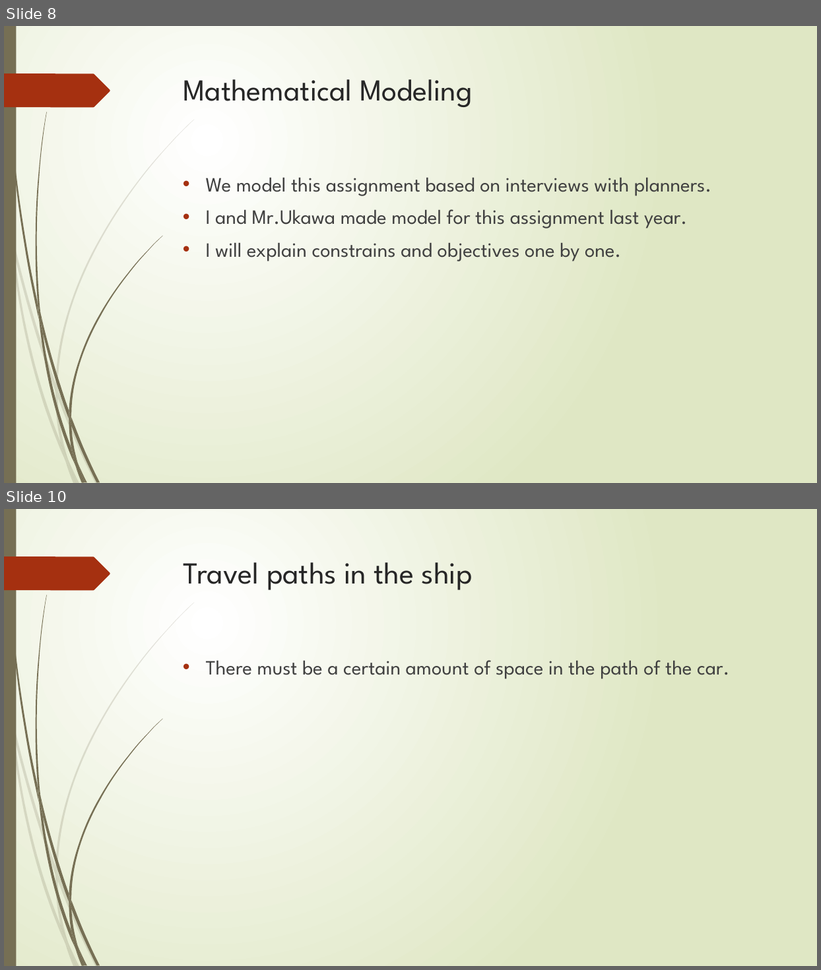
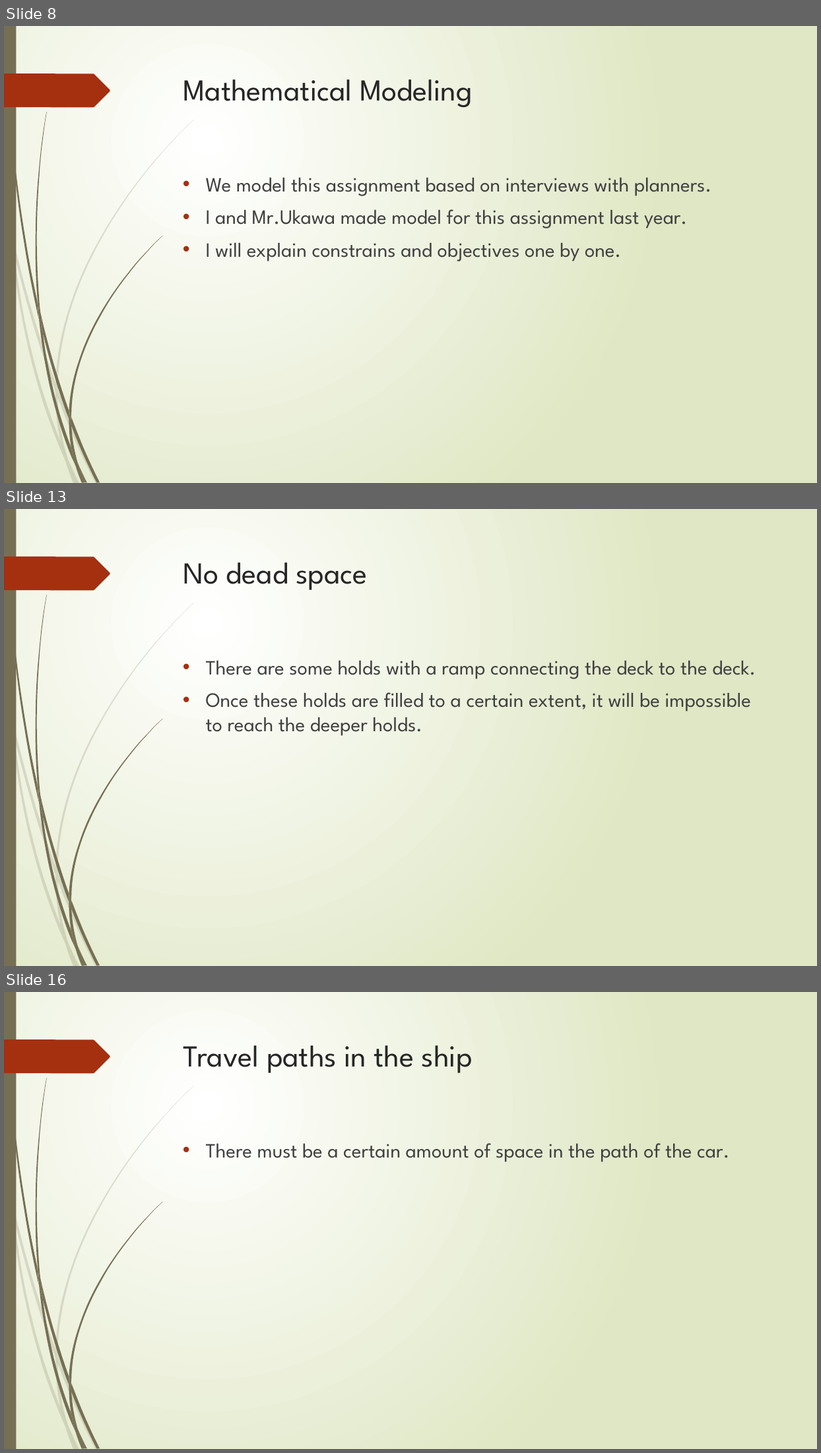
Before and after one commit to r-kurosu/kline_new, a slide deck: 中間報告.pptx. Shown one above the other, each under a label of ours: slides 8 and 10 before the commit, slides 8, 13 and 16 after it; the slides between them are not shown. The pictures are 821x970 and 821x1453 pixels, drawn with LibreOffice and Linux fonts; fonts in the diff are those of the drawing. Boxes give left, top, right and bottom in pixels: in the first picture for what was removed or moved away, otherwise in the second. Text is boxed around its words. In the diff, an @@ line names an element or a change of style, - is before the commit and + after.

```diff
--- a/中間報告.pptx
+++ b/中間報告.pptx
@@ slide 13 added at (x1=4, y1=509, x2=817, y2=966), background gradient #FFFFFF to #DFE8C4; not listed: 24 template elements that a slide beside it also shows @@
@@ title added at (x1=183, y1=562, x2=367, y2=590), 36 pt, text #262626 @@
+No dead space
@@ text added at (x1=206, y1=661, x2=756, y2=736), 24 pt, text #404040 @@
+• There are some holds with a ramp connecting the deck to the deck.
+• Once these holds are filled to a certain extent, it will be impossible to reach the deeper holds.
@@ what was slide 10 is now slide 16 @@
```
Also in this commit, not shown: 4 slides changed, 12 other slides added.
